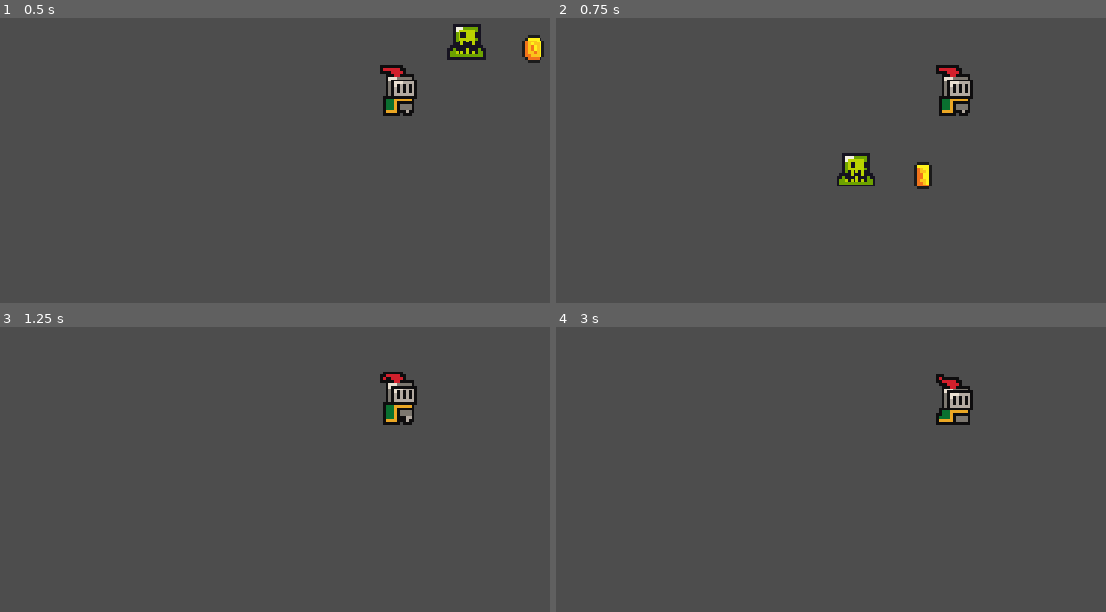
Above: before the commit, frames 1-4 (two rows, left to right).
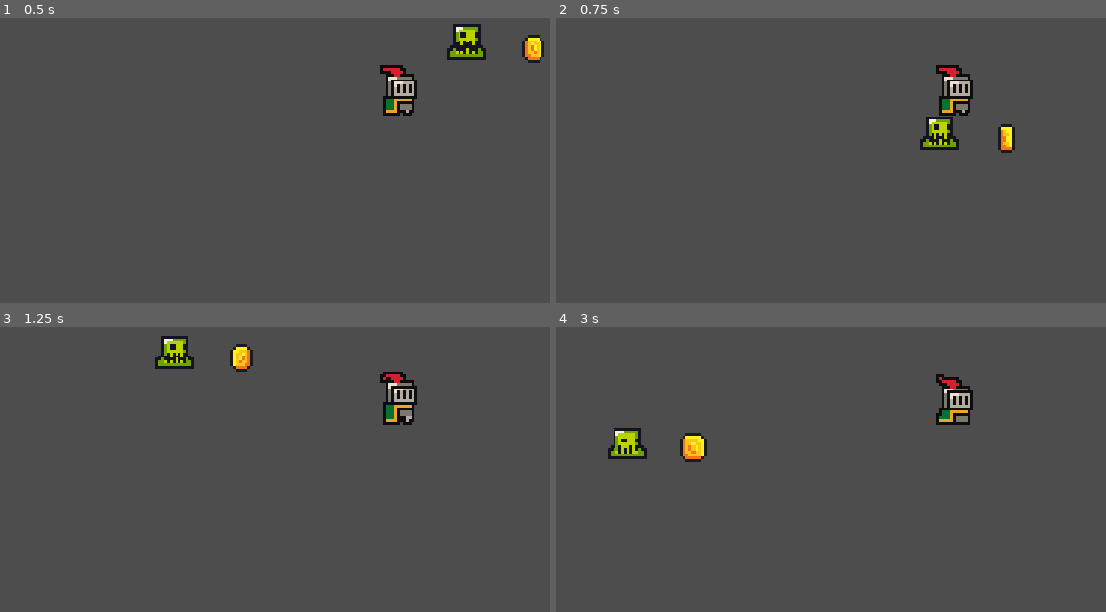
Above: after the commit, the same moments.

Repository: jsjzh/jump-game
Game: Godot game, scene res://src/sences/game.tscn
Two runs of this game, one before a commit and one after it. Both use one fixed random seed, a clock stepped at 60 frames per second and the inputs below. Sound files missing from this copy of the repository are replaced by a short silence.
Inputs:
- Up to frame 1 (0.5 s): no input
- Up to frame 2 (0.75 s): hold Right (right) from 0.53 s (still down); tap X (jump) at 0.6 s
- Up to frame 3 (1.25 s): keep holding Right (right); tap X (jump) at 0.77, 1.07 s
- Up to frame 4 (3 s): tap X (jump) at 1.35, 1.52, 1.82, 2.1, 2.85 s; release Right (right) at 2.03 s; hold Left (left) 2.03-2.78 s; hold Right (right) from 2.78 s (still down)

Frame 1 is identical in both runs. In frame 2, 1.9% of the frame differs, in the area x 51-84%, y 34-60%; in frame 3, 1.0%; in frame 4, 1.1%.

Commit message:
feat: 基础逻辑

Diff:
--- /dev/null
+++ b/src/scriprts/coin.gd
@@ -0,0 +1,13 @@
+extends Area2D
+
+@onready var audio_stream_player: AudioStreamPlayer = $AudioStreamPlayer
+
+var collected: bool = false
+
+func _on_body_entered(body: Node2D) -> void:
+	if body.is_in_group("player"):
+		if not collected:
+			collected = true
+			self.hide()
+			audio_stream_player.play()
+			audio_stream_player.finished.connect(queue_free)
--- a/src/scriprts/player.gd
+++ b/src/scriprts/player.gd
@@ -1,9 +1,10 @@
 extends CharacterBody2D
 
 
-const SPEED = 300.0
-const JUMP_VELOCITY = -400.0
+@export var SPEED = 150
+@export var JUMP_VELOCITY = -300
 
+@onready var animated_sprite: AnimatedSprite2D = $AnimatedSprite2D
 
 func _physics_process(delta: float) -> void:
 	# Add the gravity.
--- /dev/null
+++ b/src/scriprts/slime.gd
@@ -0,0 +1,4 @@
+extends Area2D
+
+func _on_body_entered(_body: Node2D) -> void:
+	pass # Replace with function body.
--- a/src/sences/coin.tscn
+++ b/src/sences/coin.tscn
@@ -1,6 +1,8 @@
 [gd_scene format=3 uid="uid://bhbbcoictt3b1"]
 
 [ext_resource type="Texture2D" uid="uid://bped01tsjeycn" path="res://src/assets/sprites/coin.png" id="1_8338l"]
+[ext_resource type="Script" uid="uid://bgqydp7xisio1" path="res://src/scriprts/coin.gd" id="1_n61so"]
+[ext_resource type="AudioStream" uid="uid://b2x4b4lv7j46j" path="res://src/assets/music/pickupCoin.wav" id="3_803p2"]
 
 [sub_resource type="AtlasTexture" id="AtlasTexture_n61so"]
 atlas = ExtResource("1_8338l")
@@ -97,9 +99,10 @@
 [sub_resource type="CircleShape2D" id="CircleShape2D_8338l"]
 radius = 6.0
 
-[node name="Coin" type="Area2D" unique_id=1502956515]
+[node name="Coin" type="Area2D" unique_id=1502956515 groups=["coin"]]
 collision_layer = 128
 collision_mask = 2
+script = ExtResource("1_n61so")
 
 [node name="AnimatedSprite2D" type="AnimatedSprite2D" parent="." unique_id=574075612]
 sprite_frames = SubResource("SpriteFrames_1xyd2")
@@ -108,3 +111,8 @@
 
 [node name="CollisionShape2D" type="CollisionShape2D" parent="." unique_id=509226235]
 shape = SubResource("CircleShape2D_8338l")
+
+[node name="AudioStreamPlayer" type="AudioStreamPlayer" parent="." unique_id=430190949]
+stream = ExtResource("3_803p2")
+
+[connection signal="body_entered" from="." to="." method="_on_body_entered"]
--- a/src/sences/player.tscn
+++ b/src/sences/player.tscn
@@ -3,6 +3,22 @@
 [ext_resource type="Script" uid="uid://dpyxn5infqinh" path="res://src/scriprts/player.gd" id="1_eabyu"]
 [ext_resource type="Texture2D" uid="uid://b8cmjj8vq3r8d" path="res://src/assets/sprites/knight.png" id="1_ggan6"]
 
+[sub_resource type="AtlasTexture" id="AtlasTexture_ovfgh"]
+atlas = ExtResource("1_ggan6")
+region = Rect2(0, 224, 32, 32)
+
+[sub_resource type="AtlasTexture" id="AtlasTexture_v6su0"]
+atlas = ExtResource("1_ggan6")
+region = Rect2(32, 224, 32, 32)
+
+[sub_resource type="AtlasTexture" id="AtlasTexture_s80es"]
+atlas = ExtResource("1_ggan6")
+region = Rect2(64, 224, 32, 32)
+
+[sub_resource type="AtlasTexture" id="AtlasTexture_k522s"]
+atlas = ExtResource("1_ggan6")
+region = Rect2(96, 224, 32, 32)
+
 [sub_resource type="AtlasTexture" id="AtlasTexture_eabyu"]
 atlas = ExtResource("1_ggan6")
 region = Rect2(0, 0, 32, 32)
@@ -18,9 +34,138 @@
 [sub_resource type="AtlasTexture" id="AtlasTexture_2xjdo"]
 atlas = ExtResource("1_ggan6")
 region = Rect2(96, 0, 32, 32)
+
+[sub_resource type="AtlasTexture" id="AtlasTexture_gwdfv"]
+atlas = ExtResource("1_ggan6")
+region = Rect2(96, 160, 32, 32)
+
+[sub_resource type="AtlasTexture" id="AtlasTexture_je32w"]
+atlas = ExtResource("1_ggan6")
+region = Rect2(128, 160, 32, 32)
+
+[sub_resource type="AtlasTexture" id="AtlasTexture_al4ng"]
+atlas = ExtResource("1_ggan6")
+region = Rect2(160, 160, 32, 32)
+
+[sub_resource type="AtlasTexture" id="AtlasTexture_mwiy1"]
+atlas = ExtResource("1_ggan6")
+region = Rect2(192, 160, 32, 32)
+
+[sub_resource type="AtlasTexture" id="AtlasTexture_cevw7"]
+atlas = ExtResource("1_ggan6")
+region = Rect2(0, 160, 32, 32)
+
+[sub_resource type="AtlasTexture" id="AtlasTexture_2asoo"]
+atlas = ExtResource("1_ggan6")
+region = Rect2(32, 160, 32, 32)
+
+[sub_resource type="AtlasTexture" id="AtlasTexture_cbdrx"]
+atlas = ExtResource("1_ggan6")
+region = Rect2(64, 160, 32, 32)
+
+[sub_resource type="AtlasTexture" id="AtlasTexture_bipsm"]
+atlas = ExtResource("1_ggan6")
+region = Rect2(96, 160, 32, 32)
+
+[sub_resource type="AtlasTexture" id="AtlasTexture_3jxhc"]
+atlas = ExtResource("1_ggan6")
+region = Rect2(128, 160, 32, 32)
+
+[sub_resource type="AtlasTexture" id="AtlasTexture_0pdyj"]
+atlas = ExtResource("1_ggan6")
+region = Rect2(160, 160, 32, 32)
+
+[sub_resource type="AtlasTexture" id="AtlasTexture_6i6wc"]
+atlas = ExtResource("1_ggan6")
+region = Rect2(192, 160, 32, 32)
+
+[sub_resource type="AtlasTexture" id="AtlasTexture_87l51"]
+atlas = ExtResource("1_ggan6")
+region = Rect2(224, 160, 32, 32)
+
+[sub_resource type="AtlasTexture" id="AtlasTexture_rdlhh"]
+atlas = ExtResource("1_ggan6")
+region = Rect2(0, 64, 32, 32)
+
+[sub_resource type="AtlasTexture" id="AtlasTexture_qu6ki"]
+atlas = ExtResource("1_ggan6")
+region = Rect2(32, 64, 32, 32)
+
+[sub_resource type="AtlasTexture" id="AtlasTexture_3wgjn"]
+atlas = ExtResource("1_ggan6")
+region = Rect2(64, 64, 32, 32)
+
+[sub_resource type="AtlasTexture" id="AtlasTexture_sacga"]
+atlas = ExtResource("1_ggan6")
+region = Rect2(96, 64, 32, 32)
+
+[sub_resource type="AtlasTexture" id="AtlasTexture_u315s"]
+atlas = ExtResource("1_ggan6")
+region = Rect2(128, 64, 32, 32)
+
+[sub_resource type="AtlasTexture" id="AtlasTexture_e2tbw"]
+atlas = ExtResource("1_ggan6")
+region = Rect2(160, 64, 32, 32)
+
+[sub_resource type="AtlasTexture" id="AtlasTexture_2wvds"]
+atlas = ExtResource("1_ggan6")
+region = Rect2(192, 64, 32, 32)
+
+[sub_resource type="AtlasTexture" id="AtlasTexture_yllt6"]
+atlas = ExtResource("1_ggan6")
+region = Rect2(224, 64, 32, 32)
+
+[sub_resource type="AtlasTexture" id="AtlasTexture_15g6x"]
+atlas = ExtResource("1_ggan6")
+region = Rect2(0, 96, 32, 32)
+
+[sub_resource type="AtlasTexture" id="AtlasTexture_xgxfe"]
+atlas = ExtResource("1_ggan6")
+region = Rect2(32, 96, 32, 32)
+
+[sub_resource type="AtlasTexture" id="AtlasTexture_wvk5r"]
+atlas = ExtResource("1_ggan6")
+region = Rect2(64, 96, 32, 32)
+
+[sub_resource type="AtlasTexture" id="AtlasTexture_1oca6"]
+atlas = ExtResource("1_ggan6")
+region = Rect2(96, 96, 32, 32)
+
+[sub_resource type="AtlasTexture" id="AtlasTexture_boaik"]
+atlas = ExtResource("1_ggan6")
+region = Rect2(128, 96, 32, 32)
+
+[sub_resource type="AtlasTexture" id="AtlasTexture_634vh"]
+atlas = ExtResource("1_ggan6")
+region = Rect2(160, 96, 32, 32)
+
+[sub_resource type="AtlasTexture" id="AtlasTexture_c31pm"]
+atlas = ExtResource("1_ggan6")
+region = Rect2(192, 96, 32, 32)
+
+[sub_resource type="AtlasTexture" id="AtlasTexture_lvkig"]
+atlas = ExtResource("1_ggan6")
+region = Rect2(224, 96, 32, 32)
 
 [sub_resource type="SpriteFrames" id="SpriteFrames_cevw7"]
 animations = [{
+"frames": [{
+"duration": 1.0,
+"texture": SubResource("AtlasTexture_ovfgh")
+}, {
+"duration": 1.0,
+"texture": SubResource("AtlasTexture_v6su0")
+}, {
+"duration": 1.0,
+"texture": SubResource("AtlasTexture_s80es")
+}, {
+"duration": 1.0,
+"texture": SubResource("AtlasTexture_k522s")
+}],
+"loop": false,
+"name": &"dead",
+"speed": 4.0
+}, {
 "frames": [{
 "duration": 1.0,
 "texture": SubResource("AtlasTexture_eabyu")
@@ -37,24 +182,122 @@
 "loop": true,
 "name": &"idle",
 "speed": 10.0
+}, {
+"frames": [{
+"duration": 1.0,
+"texture": SubResource("AtlasTexture_gwdfv")
+}, {
+"duration": 1.0,
+"texture": SubResource("AtlasTexture_je32w")
+}, {
+"duration": 1.0,
+"texture": SubResource("AtlasTexture_al4ng")
+}, {
+"duration": 1.0,
+"texture": SubResource("AtlasTexture_mwiy1")
+}],
+"loop": true,
+"name": &"jump",
+"speed": 10.0
+}, {
+"frames": [{
+"duration": 1.0,
+"texture": SubResource("AtlasTexture_cevw7")
+}, {
+"duration": 1.0,
+"texture": SubResource("AtlasTexture_2asoo")
+}, {
+"duration": 1.0,
+"texture": SubResource("AtlasTexture_cbdrx")
+}, {
+"duration": 1.0,
+"texture": SubResource("AtlasTexture_bipsm")
+}, {
+"duration": 1.0,
+"texture": SubResource("AtlasTexture_3jxhc")
+}, {
+"duration": 1.0,
+"texture": SubResource("AtlasTexture_0pdyj")
+}, {
+"duration": 1.0,
+"texture": SubResource("AtlasTexture_6i6wc")
+}, {
+"duration": 1.0,
+"texture": SubResource("AtlasTexture_87l51")
+}],
+"loop": false,
+"name": &"roll",
+"speed": 10.0
+}, {
+"frames": [{
+"duration": 1.0,
+"texture": SubResource("AtlasTexture_rdlhh")
+}, {
+"duration": 1.0,
+"texture": SubResource("AtlasTexture_qu6ki")
+}, {
+"duration": 1.0,
+"texture": SubResource("AtlasTexture_3wgjn")
+}, {
+"duration": 1.0,
+"texture": SubResource("AtlasTexture_sacga")
+}, {
+"duration": 1.0,
+"texture": SubResource("AtlasTexture_u315s")
+}, {
+"duration": 1.0,
+"texture": SubResource("AtlasTexture_e2tbw")
+}, {
+"duration": 1.0,
+"texture": SubResource("AtlasTexture_2wvds")
+}, {
+"duration": 1.0,
+"texture": SubResource("AtlasTexture_yllt6")
+}, {
+"duration": 1.0,
+"texture": SubResource("AtlasTexture_15g6x")
+}, {
+"duration": 1.0,
+"texture": SubResource("AtlasTexture_xgxfe")
+}, {
+"duration": 1.0,
+"texture": SubResource("AtlasTexture_wvk5r")
+}, {
+"duration": 1.0,
+"texture": SubResource("AtlasTexture_1oca6")
+}, {
+"duration": 1.0,
+"texture": SubResource("AtlasTexture_boaik")
+}, {
+"duration": 1.0,
+"texture": SubResource("AtlasTexture_634vh")
+}, {
+"duration": 1.0,
+"texture": SubResource("AtlasTexture_c31pm")
+}, {
+"duration": 1.0,
+"texture": SubResource("AtlasTexture_lvkig")
+}],
+"loop": true,
+"name": &"run",
+"speed": 12.0
 }]
 
 [sub_resource type="CircleShape2D" id="CircleShape2D_ggan6"]
 radius = 6.0
 
-[node name="Player" type="CharacterBody2D" unique_id=1807796519]
+[node name="Player" type="CharacterBody2D" unique_id=1807796519 groups=["player"]]
 collision_layer = 2
 collision_mask = 147
 script = ExtResource("1_eabyu")
 
-[node name="Camera2D" type="Camera2D" parent="." unique_id=1426778049 groups=["player"]]
+[node name="Camera2D" type="Camera2D" parent="." unique_id=1426778049]
 zoom = Vector2(4, 4)
 
 [node name="AnimatedSprite2D" type="AnimatedSprite2D" parent="." unique_id=392289911]
 sprite_frames = SubResource("SpriteFrames_cevw7")
-animation = &"idle"
+animation = &"dead"
 autoplay = "idle"
-frame_progress = 0.14617454
 
 [node name="CollisionShape2D" type="CollisionShape2D" parent="." unique_id=1542398045]
 position = Vector2(0, 6)
--- a/src/sences/slime.tscn
+++ b/src/sences/slime.tscn
@@ -1,5 +1,6 @@
 [gd_scene format=3 uid="uid://dthpkpxlc118c"]
 
+[ext_resource type="Script" uid="uid://b8urnt7i8k47r" path="res://src/scriprts/slime.gd" id="1_es2yb"]
 [ext_resource type="Texture2D" uid="uid://bl53gpvg5mh1y" path="res://src/assets/sprites/slime_green.png" id="1_p88ns"]
 
 [sub_resource type="AtlasTexture" id="AtlasTexture_es2yb"]
@@ -41,15 +42,18 @@
 [sub_resource type="CircleShape2D" id="CircleShape2D_p88ns"]
 radius = 5.0
 
-[node name="Slime" type="Area2D" unique_id=370813390]
+[node name="Slime" type="Area2D" unique_id=370813390 groups=["slime"]]
 collision_layer = 16
 collision_mask = 3
+script = ExtResource("1_es2yb")
 
 [node name="AnimatedSprite2D" type="AnimatedSprite2D" parent="." unique_id=1276648441]
 sprite_frames = SubResource("SpriteFrames_xsv6b")
 autoplay = "default"
-frame_progress = 0.15881385
+frame_progress = 0.63826865
 
 [node name="CollisionShape2D" type="CollisionShape2D" parent="." unique_id=70749421]
 position = Vector2(0, 7)
 shape = SubResource("CircleShape2D_p88ns")
+
+[connection signal="body_entered" from="." to="." method="_on_body_entered"]
Not shown, added: src/assets/music/pickupCoin.wav.import
Not shown, added: src/scriprts/coin.gd.uid
Not shown, added: src/scriprts/slime.gd.uid
Not shown, added: src/assets/music/pickupCoin.wav
